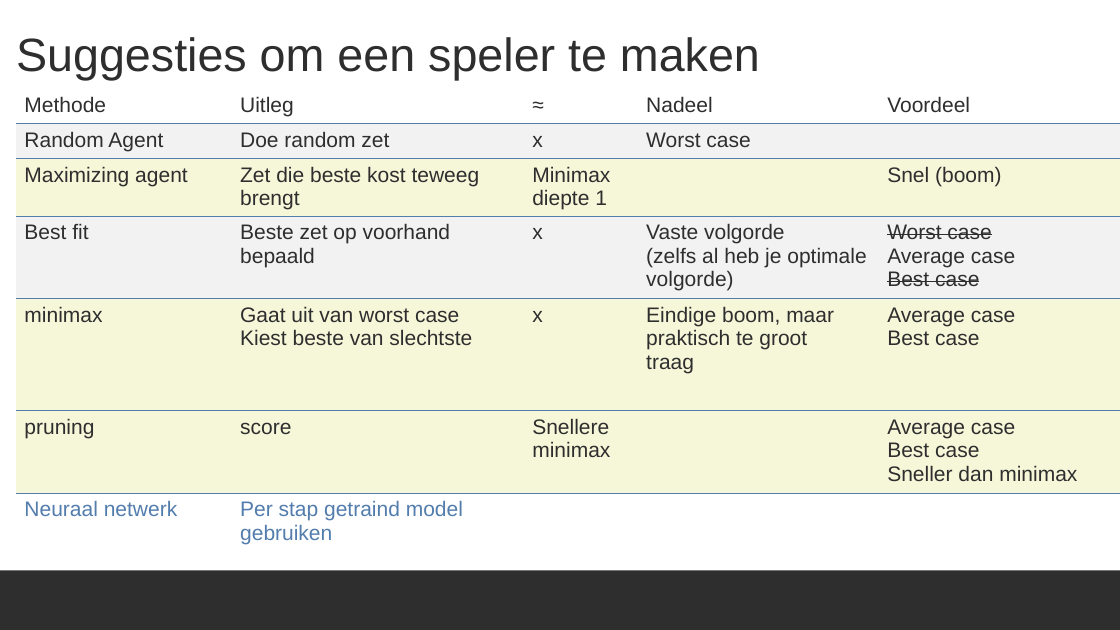
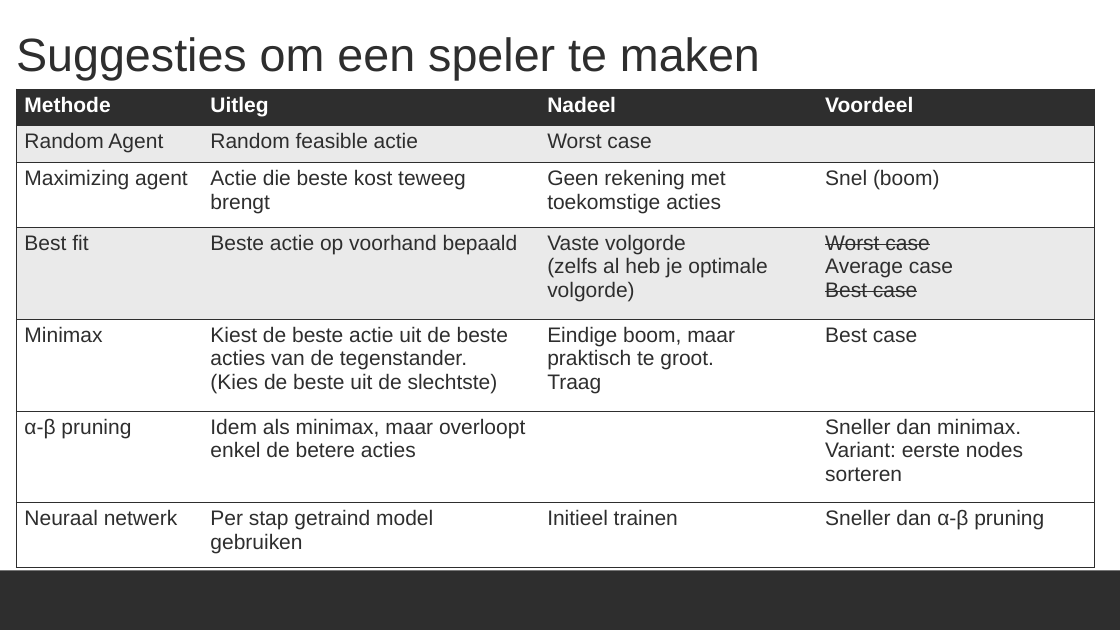
Before and after one commit to ro-per/PylosGamingBot, a slide deck: slide 12 of Presentation.pptx. Drawn at 1120x630 pixels with LibreOffice and Linux fonts; fonts in the diff are those of the drawing; background and template pictures are left out. Boxes give left, top, right and bottom in pixels: in the first picture for what was removed or moved away, otherwise in the second. Text is boxed around its words. In the diff, an @@ line names an element or a change of style, - is before the commit and + after.

Commit message:
Update pp

```diff
--- a/Presentation.pptx
+++ b/Presentation.pptx
@@ table at (16,89,1095,567) @@
-column 1: Methode | Random Agent | Maximizing agent | Best fit | minimax | pruning | Neuraal netwerk
-column 2: Uitleg | Doe random zet | Zet die beste kost teweeg brengt | Beste zet op voorhand bepaald | Gaat uit van worst case / Kiest beste van slechtste | score | Per stap getraind model gebruiken
-column 3: ≈ | x | Minimax diepte 1 | x | x | Snellere minimax | 
-column 4: Nadeel | Worst case |  | Vaste volgorde / (zelfs al heb je optimale volgorde) | Eindige boom, maar praktisch te groot / traag |  | 
-column 5: Voordeel |  | Snel (boom) | Worst case / Average case / Best case | Average case / Best case | Average case / Best case / Sneller dan minimax | 
+column 1: Methode | Random Agent | Maximizing agent | Best fit | Minimax | α-β pruning | Neuraal netwerk
+column 2: Uitleg | Random feasible actie | Actie die beste kost teweeg brengt | Beste actie op voorhand bepaald | Kiest de beste actie uit de beste acties van de tegenstander. / (Kies de beste uit de slechtste) | Idem als minimax, maar overloopt enkel de betere acties | Per stap getraind model gebruiken
+column 3: Nadeel | Worst case | Geen rekening met toekomstige acties | Vaste volgorde / (zelfs al heb je optimale volgorde) | Eindige boom, maar praktisch te groot. / Traag |  | Initieel trainen
+column 4: Voordeel |  | Snel (boom) | Worst case / Average case / Best case | Best case | Sneller dan minimax. / Variant: eerste nodes sorteren | Sneller dan α-β pruning
@@ table: place and size @@
-table at (16,89,1120,557)
+table at (16,89,1095,567)
```
Also in this commit, not shown: 6 other slides changed.
